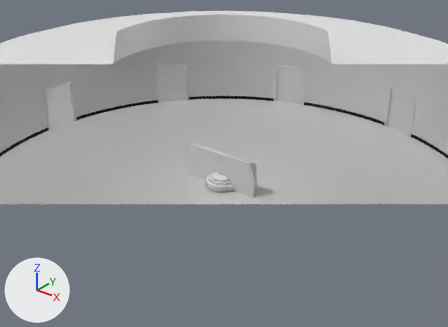
Renders of the glTF model cdn/templates/T_root_B.glb from each side of a commit.
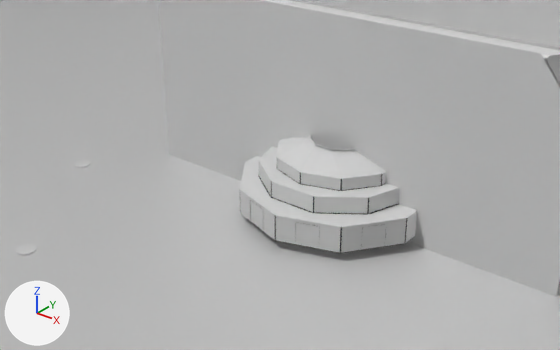
Each version appears first from a camera (50 mm lens) standing at (19.78, -24.59, 16.55) and looking at (-0.16, 0.34, 1.09), and next in a close-up from a camera (50 mm lens) standing at (3.85, -5.74, 3.62) and looking at (-0.44, -0.38, 0.29). The axes (+X, +Y, +Z) are drawn at lower left. The lights are the same throughout. The last two pictures show the newer version. Everything nearer to the camera than a plane just in front of the edit is cut away. Where no turn or scale is listed for an object, it has been applied to the vertices.

Names of what the first close-up shows: 'Board', 'Circle', 'Circle_flat_pannels', 'Cube', 'Logo1', 'Logo2', 'floor' and 1 more.
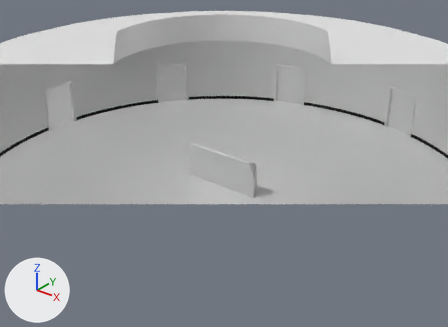
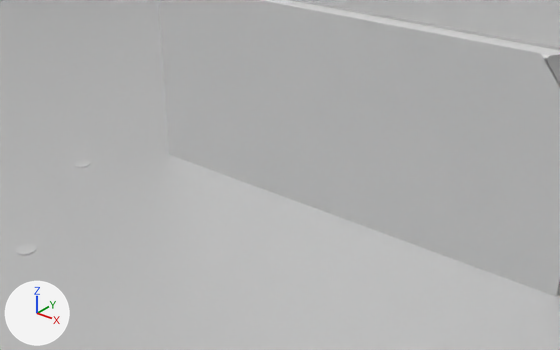
Changed parts and their boxes (x1, y1, x2, y2) in the close-ups (560 x 350 px):
'Circle_flat_pannels', deleted
    before: (240, 158, 417, 253)
'Circle', deleted
    before: (240, 135, 417, 253)
    faces in mat_bjs_marble1k (white #e7e7e7): (240, 135, 417, 227)
    faces in mat_bjs_rust (white #e7e7e7): (277, 137, 386, 179)
    faces in mat_bjs_blackrubber1k (black #1a1a1a): (240, 167, 407, 253)
'Board', deleted
    before: (244, 216, 412, 253)

The change, as a diff of the scene's bpy script:
```diff
--- a/cdn/templates/T_root_B.glb.py
+++ b/cdn/templates/T_root_B.glb.py
@@ ob_circle @@
-ob_circle = bpy.data.objects.new('Circle', me_circle)
-ob_circle.location = (0.0, 0.0, 0.0)
@@ ob_circle_flat_pannels @@
-ob_circle_flat_pannels = bpy.data.objects.new('Circle_flat_pannels', me_circle_002)
-ob_circle_flat_pannels.location = (0.0, 0.0, 0.0)
@@ ob_board @@
-ob_board = bpy.data.objects.new('Board', me_board)
-ob_board.location = (0.0, 0.0, 0.0)
```
